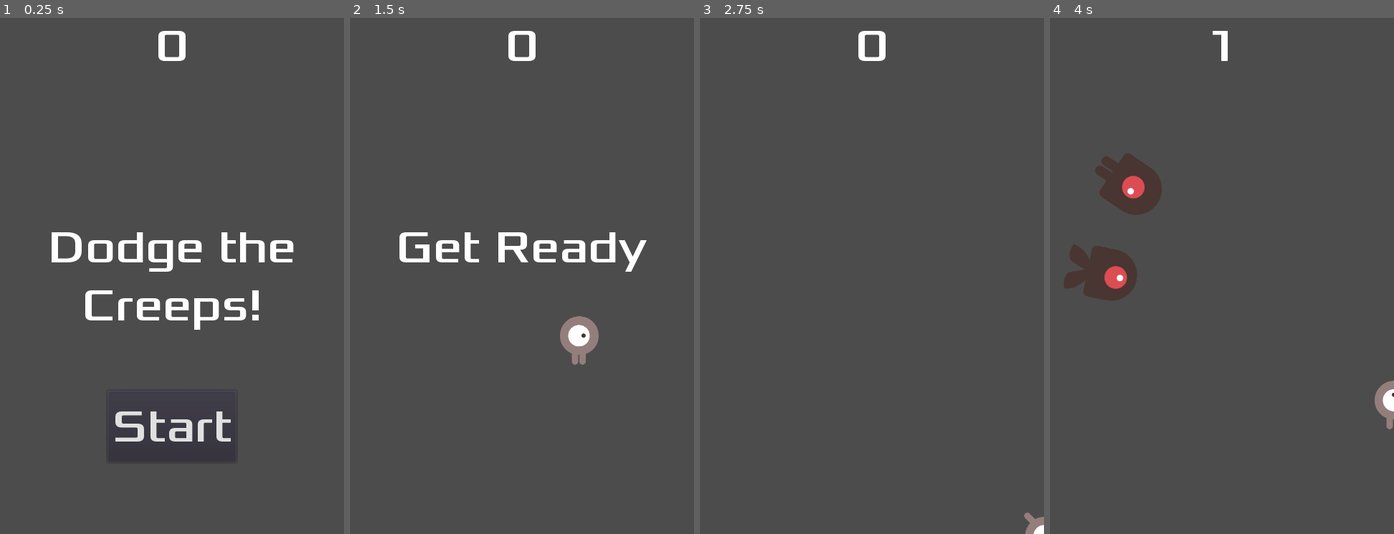
Above: before the commit, frames 1-4 (left to right).
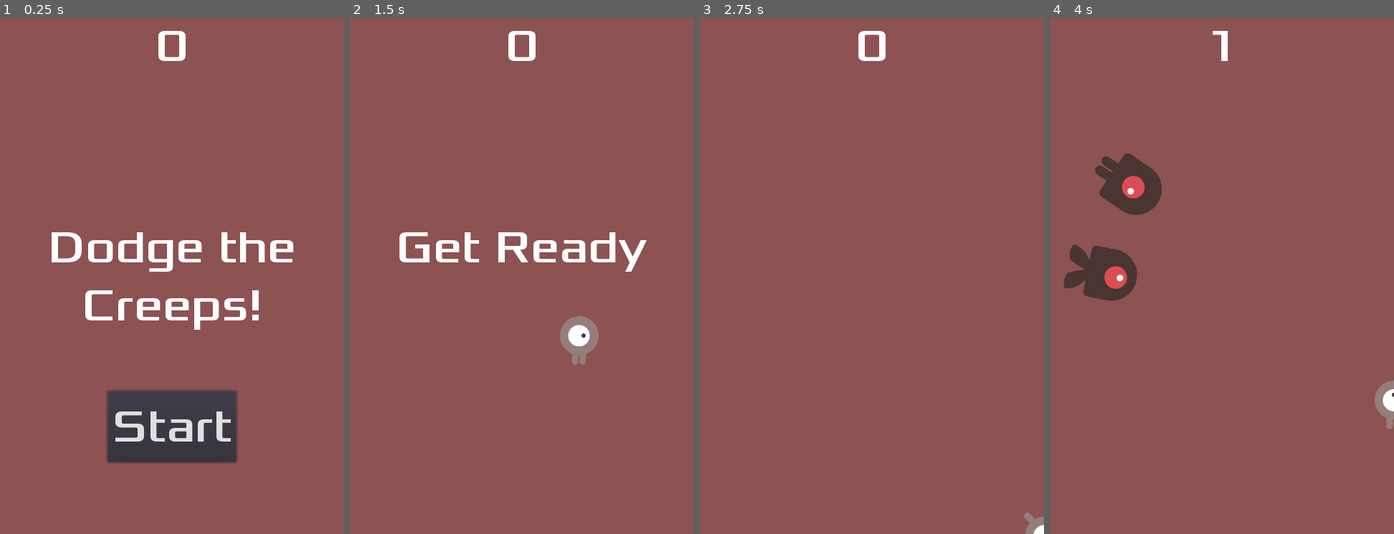
Above: after the commit, the same moments.

Repository: armorup/creeps2
Game: Godot game, scene res://Main.tscn
Two runs of this game, one before a commit and one after it. Both use one fixed random seed, a clock stepped at 60 frames per second and the inputs below.
Inputs:
- Up to frame 1 (0.25 s): no input
- Up to frame 2 (1.5 s): click "Start" at 0.5 s; tap Enter (start_game, bound only after the commit) at 1.25, 1.35 s; hold Right (move_right) from 1.28 s (still down)
- Up to frame 3 (2.75 s): release Right (move_right) at 2.03 s; hold Down (move_down) from 2.03 s (still down); tap Enter (start_game, bound only after the commit) at 2.1 s
- Up to frame 4 (4 s): release Down (move_down) at 2.78 s; hold Right (move_right) 2.78-3.53 s; tap Enter (start_game, bound only after the commit) at 2.85, 3.6 s; hold Up (move_up) from 3.53 s (still down)

The runs differ from the first frame. In frame 1, 92% of the frame differs, in the area x 0-100%, y 0-100%; in frame 2, 97%; in frame 3, 100%; in frame 4, 96%.

Commit message:
Add music

Diff:
--- a/HUD.tscn
+++ b/HUD.tscn
@@ -14,6 +14,12 @@
 [sub_resource type="DynamicFont" id=3]
 size = 64
 font_data = ExtResource( 1 )
+
+[sub_resource type="InputEventAction" id=4]
+action = "start_game"
+
+[sub_resource type="ShortCut" id=5]
+shortcut = SubResource( 4 )
 
 [node name="HUD" type="CanvasLayer"]
 script = ExtResource( 2 )
@@ -46,6 +52,7 @@
 margin_right = 90.0
 margin_bottom = -100.0
 custom_fonts/font = SubResource( 3 )
+shortcut = SubResource( 5 )
 text = "Start"
 
 [node name="MessageTimer" type="Timer" parent="."]
--- a/Main.gd
+++ b/Main.gd
@@ -3,14 +3,11 @@
 export (PackedScene) var mob_scene
 var score
 
-# Declare member variables here. Examples:
-# var a = 2
-# var b = "text"
-
 
 # Called when the node enters the scene tree for the first time.
 func _ready():
 	randomize()
+	$Music.play()
 
 
 # Called every frame. 'delta' is the elapsed time since the previous frame.
@@ -22,7 +19,8 @@
 	$ScoreTimer.stop()
 	$MobTimer.stop()
 	$HUD.show_game_over()
-
+	$Music.stop()
+	$DeathSound.play()
 
 func new_game():
 	score = 0
@@ -31,6 +29,8 @@
 	$Player.start($StartPosition.position)
 	$StartTimer.start()
 	get_tree().call_group("mobs", "queue_free")
+	if not $Music.playing:
+		$Music.play()
 
 
 func _on_StartTimer_timeout():
--- a/Main.tscn
+++ b/Main.tscn
@@ -1,9 +1,11 @@
-[gd_scene load_steps=6 format=2]
+[gd_scene load_steps=8 format=2]
 
 [ext_resource path="res://Player.tscn" type="PackedScene" id=1]
 [ext_resource path="res://Main.gd" type="Script" id=2]
 [ext_resource path="res://Mob.tscn" type="PackedScene" id=3]
 [ext_resource path="res://HUD.tscn" type="PackedScene" id=4]
+[ext_resource path="res://art/gameover.wav" type="AudioStream" id=5]
+[ext_resource path="res://art/House In a Forest Loop.ogg" type="AudioStream" id=6]
 
 [sub_resource type="Curve2D" id=1]
 _data = {
@@ -13,6 +15,11 @@
 [node name="Main" type="Node"]
 script = ExtResource( 2 )
 mob_scene = ExtResource( 3 )
+
+[node name="ColorRect" type="ColorRect" parent="."]
+anchor_right = 1.0
+anchor_bottom = 1.0
+color = Color( 0.556863, 0.32549, 0.32549, 1 )
 
 [node name="Player" parent="." instance=ExtResource( 1 )]
 
@@ -37,6 +44,12 @@
 
 [node name="HUD" parent="." instance=ExtResource( 4 )]
 
+[node name="Music" type="AudioStreamPlayer" parent="."]
+stream = ExtResource( 6 )
+
+[node name="DeathSound" type="AudioStreamPlayer" parent="."]
+stream = ExtResource( 5 )
+
 [connection signal="hit" from="Player" to="." method="game_over"]
 [connection signal="timeout" from="MobTimer" to="." method="_on_MobTimer_timeout"]
 [connection signal="timeout" from="ScoreTimer" to="." method="_on_ScoreTimer_timeout"]
--- a/Mob.tscn
+++ b/Mob.tscn
@@ -30,7 +30,7 @@
 radius = 33.0
 height = 14.0
 
-[node name="Mob" type="RigidBody2D"]
+[node name="Mob" type="RigidBody2D" groups=["mobs"]]
 collision_mask = 0
 gravity_scale = 0.0
 script = ExtResource( 7 )
--- a/project.godot
+++ b/project.godot
@@ -27,6 +27,14 @@
 
 [input]
 
+ui_accept={
+"deadzone": 0.5,
+"events": [ Object(InputEventKey,"resource_local_to_scene":false,"resource_name":"","device":0,"alt":false,"shift":false,"control":false,"meta":false,"command":false,"pressed":false,"scancode":16777221,"physical_scancode":0,"unicode":0,"echo":false,"script":null)
+, Object(InputEventKey,"resource_local_to_scene":false,"resource_name":"","device":0,"alt":false,"shift":false,"control":false,"meta":false,"command":false,"pressed":false,"scancode":16777222,"physical_scancode":0,"unicode":0,"echo":false,"script":null)
+, Object(InputEventKey,"resource_local_to_scene":false,"resource_name":"","device":0,"alt":false,"shift":false,"control":false,"meta":false,"command":false,"pressed":false,"scancode":32,"physical_scancode":0,"unicode":0,"echo":false,"script":null)
+, Object(InputEventJoypadButton,"resource_local_to_scene":false,"resource_name":"","device":0,"button_index":0,"pressure":0.0,"pressed":false,"script":null)
+ ]
+}
 move_right={
 "deadzone": 0.5,
 "events": [ Object(InputEventKey,"resource_local_to_scene":false,"resource_name":"","device":0,"alt":false,"shift":false,"control":false,"meta":false,"command":false,"pressed":false,"scancode":16777233,"physical_scancode":0,"unicode":0,"echo":false,"script":null)
@@ -51,6 +59,11 @@
 , Object(InputEventKey,"resource_local_to_scene":false,"resource_name":"","device":0,"alt":false,"shift":false,"control":false,"meta":false,"command":false,"pressed":false,"scancode":83,"physical_scancode":0,"unicode":0,"echo":false,"script":null)
  ]
 }
+start_game={
+"deadzone": 0.5,
+"events": [ Object(InputEventKey,"resource_local_to_scene":false,"resource_name":"","device":0,"alt":false,"shift":false,"control":false,"meta":false,"command":false,"pressed":false,"scancode":16777221,"physical_scancode":0,"unicode":0,"echo":false,"script":null)
+ ]
+}
 
 [physics]
 
Not shown: 1 places in HUD.tscn that only renumber resources
